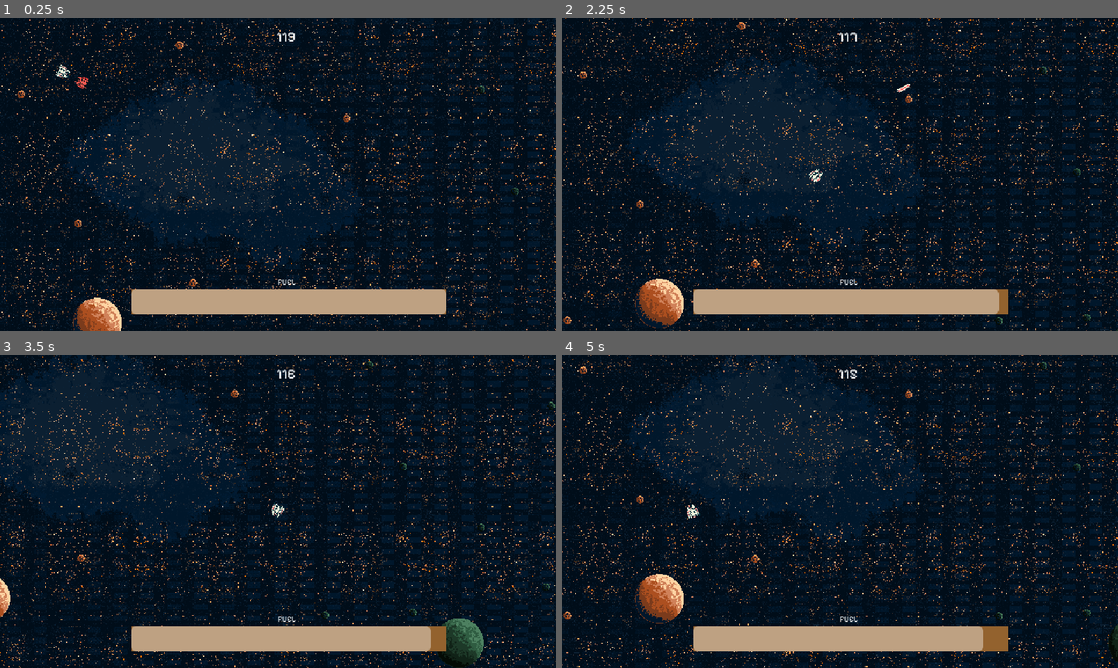
Above: before the commit, frames 1-4 (two rows, left to right).
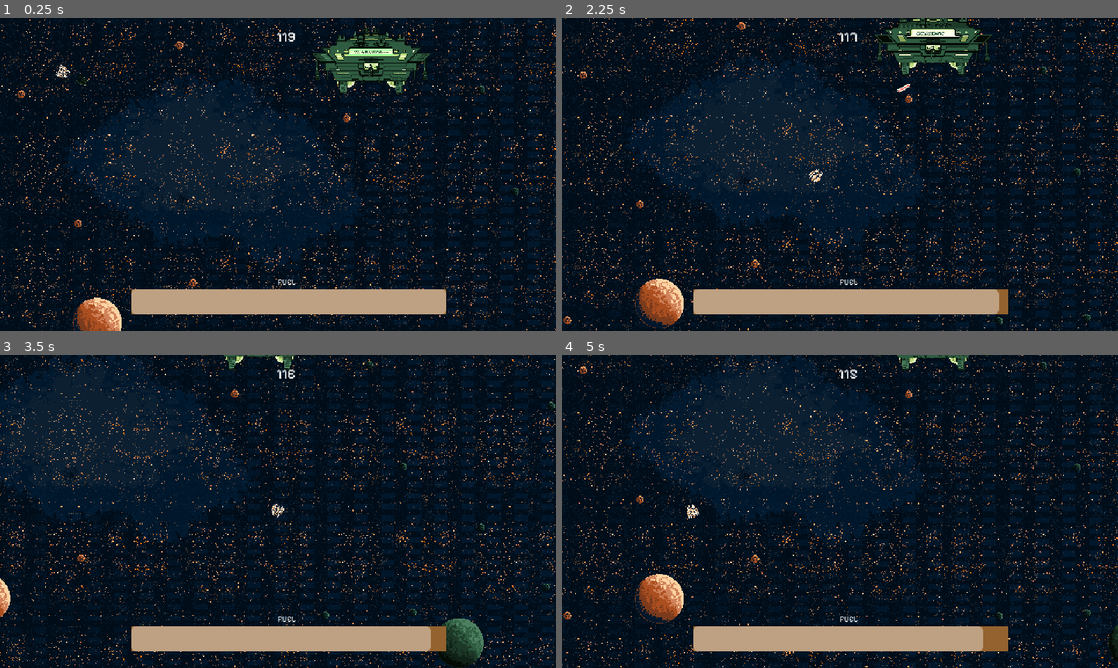
Above: after the commit, the same moments.

Repository: ungoabi/GMTK-GameJam-2026
Game: Godot game, scene res://scenes/main/main.tscn
Same seed, same stepped clock (60 frames per second), same inputs: the game is played once before the commit and once after it. The engine's default icon, where the game draws it, is replaced by a stand-in: a white triangle on a blue panel in a dark square. Sound files missing from this copy of the repository are replaced by a short silence.
Inputs (mouse positions are in pixels of both pictures, inside the frame that each line leads up to):
- Up to frame 1 (0.25 s): no input
- Up to frame 2 (2.25 s): move the mouse to (962, 158) at 0.52 s; press the mouse at (962, 158) at 0.53 s; hold D (move_right) 0.53-1.28 s; move the mouse to (728, 190) at 1.27 s; release the mouse at (728, 190) at 1.28 s; hold S (move_down) 1.28-2.03 s; click (728, 190) at 1.35 s; move the mouse to (895, 105) at 2.02 s; press the mouse at (895, 105) at 2.03 s; hold D (move_right) from 2.03 s (still down)
- Up to frame 3 (3.5 s): move the mouse to (250, 574) at 2.77 s; release D (move_right) at 2.78 s; release the mouse at (250, 574) at 2.78 s; hold U (debug_upgrade) from 2.78 s (still down); click (250, 574) at 2.85 s
- Up to frame 4 (5 s): move the mouse to (1006, 558) at 3.52 s; release U (debug_upgrade) at 3.53 s; press the mouse at (1006, 558) at 3.53 s; hold A (move_left) from 3.53 s (still down); move the mouse to (673, 464) at 4.27 s; release the mouse at (673, 464) at 4.28 s; click (673, 464) at 4.35 s

The runs differ from the first frame. In frame 1, 2.1% of the frame differs, in the area x 10-78%, y 2-25%; in frame 2, 1.9%; in frame 3, 0.2%; in frame 4, 0.3%.

Commit message:
art pass

Diff:
--- a/autoloads/GameStats.gd
+++ b/autoloads/GameStats.gd
@@ -5,8 +5,18 @@
 
 var difficulty: int = 2
 
+signal petunia
+
 func _ready() -> void:
 	pass
 
-func _process(delta: float) -> void:
-	pass
+#func _process(delta: float) -> void:
+	#if player_fuel<1:
+		#reset()
+
+func reset():
+	Audio.stop_music()
+	Audio._start_bgm()
+	player_fuel = 100
+	difficulty = 2
+	get_tree().reload_current_scene()
--- a/autoloads/audio.gd
+++ b/autoloads/audio.gd
@@ -23,10 +23,8 @@
 	music_player = AudioStreamPlayer.new()
 	music_player.bus = bus_map[Bus.MUSIC]
 	add_child(music_player)
-
-	play_music(playlist[0])
+	_start_bgm()
 	music_player.volume_db-=10
-	music_player.finished.connect(_on_finished)
 
 
 func play_music(stream: AudioStream) -> void:
@@ -43,6 +41,9 @@
 func stop_music() -> void:
 	music_player.stop()
 
+func _start_bgm():
+	play_music(playlist[0])
+	music_player.finished.connect(_on_finished)
 
 func play_sfx(stream: AudioStream, pitch_variance: float = default_pitch_variance) -> void:
 	_play_one_shot(stream, Bus.SFX, Node.PROCESS_MODE_INHERIT, pitch_variance)
@@ -82,3 +83,6 @@
 		play_music(playlist[1])
 	else:
 		play_music(playlist[2])
+
+func reset():
+	_start_bgm()
--- a/scenes/entities/enemy/enemy.gd
+++ b/scenes/entities/enemy/enemy.gd
@@ -4,12 +4,12 @@
 @export var health: int
 @export var laser_range: int
 
+@onready var animation_player: AnimationPlayer = $Animation/AnimationPlayer
 @onready var movement: Movement = $Movement
 @onready var laser: Weapon = $LaserGun
 @onready var entity: Node2D = $".."
 @onready var upgrade_pickup = preload("res://scenes/entities/pickups/pickup.tscn")
 @onready var fuel_pickup = preload("res://scenes/entities/pickups/pickup_fuel.tscn")
-
 
 var player: Node2D
 var can_shoot: bool = false
@@ -17,6 +17,8 @@
 func _ready() -> void:
 	add_to_group("enemy")
 	player = get_tree().get_first_node_in_group("player") as Node2D
+
+	animation_player.play("boost")
 
 	if randi_range(0,1) == 1:
 		can_shoot = randi_range(0,1)
@@ -31,9 +33,6 @@
 	move_and_slide()
 	look_at(player.global_position)
 
-	if health<1:
-		die()
-
 	if can_shoot == false:
 		return
 	elif global_position.distance_to(player.global_position) < laser_range and laser.fire_cooldown_timer.is_stopped():
@@ -44,6 +43,9 @@
 
 func take_damage(damage):
 	health -= damage
+
+	if health<1:
+		die()
 
 func die():
 
@@ -57,4 +59,9 @@
 		new_upgrade.global_position = global_position
 		entity.add_child(new_upgrade)
 
+	can_shoot=false
+	animation_player.play("explode")
+	Audio.play_sfx(preload("res://assets/audio/sfx/explode/explosion (6).wav"))
+	await animation_player.animation_finished
+
 	queue_free()
--- a/scenes/entities/enemy/enemy.tscn
+++ b/scenes/entities/enemy/enemy.tscn
@@ -1,14 +1,14 @@
 [gd_scene format=3 uid="uid://dlsn7gc1ue34q"]
 
 [ext_resource type="Script" uid="uid://irn35dlymxig" path="res://scenes/entities/enemy/enemy.gd" id="1_in88q"]
-[ext_resource type="Texture2D" uid="uid://bkvhex1r1tbrc" path="res://assets/sprites/player/Player_spritesheet.png" id="2_dxsuy"]
+[ext_resource type="Texture2D" uid="uid://bekci5bm8vugr" path="res://assets/sprites/entities/enemyexplosion-Sheet-export.png" id="2_0wdte"]
 [ext_resource type="PackedScene" uid="uid://xmjmw0jhintb" path="res://scenes/components/movement/movement.tscn" id="3_0wdte"]
 [ext_resource type="Script" uid="uid://cdvghh2nxpo6v" path="res://scenes/player/animation.gd" id="4_7gxlw"]
 [ext_resource type="PackedScene" uid="uid://dkg83xonn0s1c" path="res://scenes/weapons/laser_gun/laser_gun.tscn" id="5_dxsuy"]
 [ext_resource type="PackedScene" uid="uid://c5xwpfs266hbd" path="res://scenes/projectiles/laser_enemy/laser_enemy.tscn" id="6_0wdte"]
 
 [sub_resource type="CircleShape2D" id="CircleShape2D_rs74b"]
-radius = 18.027756
+radius = 16.0
 
 [sub_resource type="Animation" id="Animation_75vfm"]
 length = 0.001
@@ -39,7 +39,22 @@
 "times": PackedFloat32Array(0, 0.06666667, 0.13333334),
 "transitions": PackedFloat32Array(1, 1, 1),
 "update": 1,
-"values": [0, 1, 2]
+"values": [1, 2, 3]
+}
+
+[sub_resource type="Animation" id="Animation_0wdte"]
+resource_name = "explode"
+tracks/0/type = "value"
+tracks/0/imported = false
+tracks/0/enabled = true
+tracks/0/path = NodePath("Sprite2D:frame")
+tracks/0/interp = 1
+tracks/0/loop_wrap = true
+tracks/0/keys = {
+"times": PackedFloat32Array(0, 0.06666667, 0.10000001, 0.13333334, 0.16666666, 0.19999999, 0.23333335, 0.2666667),
+"transitions": PackedFloat32Array(1, 1, 1, 1, 1, 1, 1, 1),
+"update": 1,
+"values": [4, 5, 6, 7, 8, 9, 10, 11]
 }
 
 [sub_resource type="Animation" id="Animation_0owmy"]
@@ -61,6 +76,7 @@
 _data = {
 &"RESET": SubResource("Animation_75vfm"),
 &"boost": SubResource("Animation_p47bc"),
+&"explode": SubResource("Animation_0wdte"),
 &"idle": SubResource("Animation_0owmy")
 }
 
@@ -73,13 +89,14 @@
 laser_range = 350
 
 [node name="Sprite2D" type="Sprite2D" parent="." unique_id=148868581]
-modulate = Color(1, 0.37, 0.37, 1)
 texture_filter = 1
+position = Vector2(0, 3)
 rotation = 1.5707964
-texture = ExtResource("2_dxsuy")
-hframes = 8
+texture = ExtResource("2_0wdte")
+hframes = 12
 
 [node name="CollisionShape2D" type="CollisionShape2D" parent="." unique_id=2049034449]
+position = Vector2(2, 2)
 shape = SubResource("CircleShape2D_rs74b")
 
 [node name="Movement" parent="." unique_id=1935556351 instance=ExtResource("3_0wdte")]
--- /dev/null
+++ b/scenes/entities/petunia.gd
@@ -0,0 +1,26 @@
+extends CharacterBody2D
+
+@onready var weapons: Node2D = $Weapons
+@onready var animation: AnimationPlayer = $AnimationPlayer
+
+var health:int = 10
+var laser_ammo: int = 50
+var player: Node2D
+
+func _ready() -> void:
+	add_to_group("enemy")
+	player = get_tree().get_first_node_in_group("player") as Node2D
+	animation.play("idle")
+
+func _process(delta: float) -> void:
+	if health<1:
+		die()
+
+func _on_attack_timer_timeout() -> void:
+	pass
+
+func take_damage(damage):
+	health-=damage
+
+func die():
+	queue_free()
--- /dev/null
+++ b/scenes/entities/petunia.tscn
@@ -0,0 +1,69 @@
+[gd_scene format=3 uid="uid://b51h2hmpo8ug7"]
+
+[ext_resource type="Script" uid="uid://52c7bj2wgp0v" path="res://scenes/entities/petunia.gd" id="1_3nxlx"]
+[ext_resource type="Texture2D" uid="uid://dbn13myuyqhww" path="res://assets/sprites/entities/PETUNIA_THE_MOTHERSHIP-Sheet.png" id="2_lwi5y"]
+
+[sub_resource type="CapsuleShape2D" id="CapsuleShape2D_wtj55"]
+radius = 64.0
+height = 264.0
+
+[sub_resource type="Animation" id="Animation_8snny"]
+length = 0.001
+tracks/0/type = "value"
+tracks/0/imported = false
+tracks/0/enabled = true
+tracks/0/path = NodePath("../Sprite2D:frame")
+tracks/0/interp = 1
+tracks/0/loop_wrap = true
+tracks/0/keys = {
+"times": PackedFloat32Array(0),
+"transitions": PackedFloat32Array(1),
+"update": 1,
+"values": [0]
+}
+
+[sub_resource type="Animation" id="Animation_u41d7"]
+resource_name = "idle"
+length = 0.53333336
+loop_mode = 1
+tracks/0/type = "value"
+tracks/0/imported = false
+tracks/0/enabled = true
+tracks/0/path = NodePath("../Sprite2D:frame")
+tracks/0/interp = 1
+tracks/0/loop_wrap = true
+tracks/0/keys = {
+"times": PackedFloat32Array(0, 0.13333334, 0.26666668, 0.39999998),
+"transitions": PackedFloat32Array(1, 1, 1, 1),
+"update": 1,
+"values": [0, 1, 2, 3]
+}
+
+[sub_resource type="AnimationLibrary" id="AnimationLibrary_w46jn"]
+_data = {
+&"RESET": SubResource("Animation_8snny"),
+&"idle": SubResource("Animation_u41d7")
+}
+
+[node name="Petunia" type="CharacterBody2D" unique_id=1402145885]
+collision_layer = 4
+collision_mask = 6
+script = ExtResource("1_3nxlx")
+
+[node name="Sprite2D" type="Sprite2D" parent="." unique_id=1218059581]
+texture = ExtResource("2_lwi5y")
+hframes = 4
+
+[node name="CollisionShape2D" type="CollisionShape2D" parent="." unique_id=648983347]
+position = Vector2(1, -3)
+rotation = 1.5707964
+shape = SubResource("CapsuleShape2D_wtj55")
+
+[node name="AnimationPlayer" type="AnimationPlayer" parent="." unique_id=59409880]
+root_node = NodePath("../CollisionShape2D")
+libraries/ = SubResource("AnimationLibrary_w46jn")
+
+[node name="Attack_Timer" type="Timer" parent="." unique_id=1339635632]
+autostart = true
+
+[connection signal="timeout" from="Attack_Timer" to="." method="_on_attack_timer_timeout"]
--- a/scenes/entities/pickups/pickup.tscn
+++ b/scenes/entities/pickups/pickup.tscn
@@ -1,18 +1,17 @@
 [gd_scene format=3 uid="uid://bnpq76ueaxg1a"]
 
 [ext_resource type="Script" uid="uid://dobmnexq8f4ki" path="res://scenes/entities/pickups/pickup.gd" id="1_nlkuh"]
-[ext_resource type="Texture2D" uid="uid://bdxesfnk74rr7" path="res://icon.svg" id="2_oo117"]
+[ext_resource type="Texture2D" uid="uid://bpjll4fet2wqu" path="res://assets/sprites/entities/upgrade_bullet.png" id="2_nlkuh"]
 
 [sub_resource type="CircleShape2D" id="CircleShape2D_wtj55"]
-radius = 30.066593
+radius = 20.024984
 
 [node name="Pickup" type="Area2D" unique_id=1100804757]
 collision_mask = 2
 script = ExtResource("1_nlkuh")
 
 [node name="Sprite2D" type="Sprite2D" parent="." unique_id=1261593343]
-scale = Vector2(0.3, 0.3)
-texture = ExtResource("2_oo117")
+texture = ExtResource("2_nlkuh")
 
 [node name="CollisionShape2D" type="CollisionShape2D" parent="." unique_id=2090411416]
 shape = SubResource("CircleShape2D_wtj55")
--- a/scenes/main/main.tscn
+++ b/scenes/main/main.tscn
@@ -6,6 +6,7 @@
 [ext_resource type="Texture2D" uid="uid://dajvro13rswhn" path="res://assets/sprites/background/test.png" id="2_6q06x"]
 [ext_resource type="PackedScene" uid="uid://dlsn7gc1ue34q" path="res://scenes/entities/enemy/enemy.tscn" id="4_l3cfh"]
 [ext_resource type="Script" uid="uid://bnapfrrroj8nr" path="res://scenes/main/fuelmeter.gd" id="5_ow5a4"]
+[ext_resource type="PackedScene" uid="uid://b51h2hmpo8ug7" path="res://scenes/entities/petunia.tscn" id="6_b1x3f"]
 [ext_resource type="FontFile" uid="uid://dpl3t4707x302" path="res://assets/fonts/PixelifySans-VariableFont_wght.ttf" id="6_hujxm"]
 [ext_resource type="Script" uid="uid://bjx5axte7pgy4" path="res://scenes/main/time_label.gd" id="8_yyfjg"]
 
@@ -57,6 +58,9 @@
 position = Vector2(191, 149)
 
 [node name="Pickups" type="Node2D" parent="World/Entity" unique_id=1110522398]
+
+[node name="Petunia" parent="World/Entity" unique_id=1402145885 instance=ExtResource("6_b1x3f")]
+position = Vector2(855, 109)
 
 [node name="Effect" type="Node2D" parent="World" unique_id=1015931991]
 
@@ -136,3 +140,7 @@
 offset_bottom = 40.0
 
 [connection signal="timeout" from="World/Spawnpoints/Spawntimer" to="World/Spawnpoints" method="_on_spawntimer_timeout"]
+[connection signal="timeout" from="World/Game_Timer" to="World" method="_on_game_timer_timeout"]
+[connection signal="timeout" from="World/Game_Timer" to="World/Entity/Player" method="_on_game_timer_timeout"]
+[connection signal="timeout" from="World/Game_Timer" to="Hud/Hud/Fuelmeter" method="_on_game_timer_timeout"]
+[connection signal="timeout" from="World/Game_Timer" to="Hud/Hud/Time_Label" method="_on_game_timer_timeout"]
--- a/scenes/main/time_label.gd
+++ b/scenes/main/time_label.gd
@@ -9,3 +9,7 @@
 # Called every frame. 'delta' is the elapsed time since the previous frame.
 func _process(delta: float) -> void:
 	text = str(int(game_timer.time_left))
+
+
+func _on_game_timer_timeout() -> void:
+	queue_free()
--- a/scenes/main/world.gd
+++ b/scenes/main/world.gd
@@ -1,5 +1,6 @@
 extends Node2D
 
+@onready var game_timer: Timer = $Game_Timer
 # Called when the node enters the scene tree for the first time.
 func _ready() -> void:
 	randomize()
@@ -9,3 +10,6 @@
 # Called every frame. 'delta' is the elapsed time since the previous frame.
 func _process(delta: float) -> void:
 	pass
+
+func _on_game_timer_timeout() -> void:
+	GameStats.petunia.emit()
--- a/scenes/player/animation.gd
+++ b/scenes/player/animation.gd
@@ -17,5 +17,7 @@
 		animation_player.play("idle")
 
 
+
+
 func look_at_mouse() -> void:
 	body.look_at(body.get_global_mouse_position())
--- a/scenes/player/player.gd
+++ b/scenes/player/player.gd
@@ -5,6 +5,8 @@
 @onready var weapons: Node = $Weapons
 @onready var camera: Camera2D = $Camera2D
 @onready var upgrade_cooldown: Timer = $upgrade_cooldown
+@onready var fuel_timer: Timer = $FuelTimer
+@onready var animation_player: AnimationPlayer = $Animation/AnimationPlayer
 
 var input_direction: Vector2 = Vector2.ZERO
 var input_shoot: bool = false
@@ -35,8 +37,8 @@
 			print("weapons +1")
 
 func _process(_delta: float) -> void:
-	animation.animate()
-
+	if GameStats.player_fuel>0:
+		animation.animate()
 	if GameStats.player_fuel<1:
 		die()
 
@@ -67,7 +69,7 @@
 
 
 func die():
-	pass
+	animation_player.play("explode")
 
 func _on_hurtbox_body_entered(body: Node2D) -> void:
 	if body.is_in_group("enemy"):
--- a/scenes/player/player.tscn
+++ b/scenes/player/player.tscn
@@ -1,8 +1,8 @@
 [gd_scene format=3 uid="uid://4o6ejd3y3itj"]
 
 [ext_resource type="Script" uid="uid://q4qnedni5a7w" path="res://scenes/player/player.gd" id="1_dovo2"]
+[ext_resource type="Texture2D" uid="uid://coyrm2oewcmp4" path="res://assets/sprites/player/explosion-Sheet-export.png" id="2_75vfm"]
 [ext_resource type="PackedScene" uid="uid://xmjmw0jhintb" path="res://scenes/components/movement/movement.tscn" id="2_gmlin"]
-[ext_resource type="Texture2D" uid="uid://bkvhex1r1tbrc" path="res://assets/sprites/player/Player_spritesheet.png" id="2_lvxji"]
 [ext_resource type="AudioStream" uid="uid://cxs7ru7shw43d" path="res://assets/audio/sfx/weapons/PlayerLaser.wav" id="4_75vfm"]
 [ext_resource type="Script" uid="uid://cdvghh2nxpo6v" path="res://scenes/player/animation.gd" id="4_p47bc"]
 [ext_resource type="PackedScene" uid="uid://dkg83xonn0s1c" path="res://scenes/weapons/laser_gun/laser_gun.tscn" id="5_p47bc"]
@@ -38,11 +38,29 @@
 "times": PackedFloat32Array(0, 0.06666667, 0.13333334),
 "transitions": PackedFloat32Array(1, 1, 1),
 "update": 1,
-"values": [0, 1, 2]
+"values": [1, 2, 3]
+}
+
+[sub_resource type="Animation" id="Animation_qek5x"]
+resource_name = "explode"
+length = 0.53333336
+tracks/0/type = "value"
+tracks/0/imported = false
+tracks/0/enabled = true
+tracks/0/path = NodePath("Sprite2D:frame")
+tracks/0/interp = 1
+tracks/0/loop_wrap = true
+tracks/0/keys = {
+"times": PackedFloat32Array(0, 0.033333335, 0.1, 0.16666667, 0.23333333, 0.3, 0.36666667, 0.43333334),
+"transitions": PackedFloat32Array(1, 1, 1, 1, 1, 1, 1, 1),
+"update": 1,
+"values": [4, 5, 6, 7, 8, 9, 10, 11]
 }
 
 [sub_resource type="Animation" id="Animation_0owmy"]
 resource_name = "idle"
+length = 0.06666667
+loop_mode = 1
 tracks/0/type = "value"
 tracks/0/imported = false
 tracks/0/enabled = true
@@ -53,13 +71,14 @@
 "times": PackedFloat32Array(0),
 "transitions": PackedFloat32Array(1),
 "update": 1,
-"values": [7]
+"values": [0]
 }
 
 [sub_resource type="AnimationLibrary" id="AnimationLibrary_0owmy"]
 _data = {
 &"RESET": SubResource("Animation_75vfm"),
 &"boost": SubResource("Animation_p47bc"),
+&"explode": SubResource("Animation_qek5x"),
 &"idle": SubResource("Animation_0owmy")
 }
 
@@ -75,8 +94,8 @@
 [node name="Sprite2D" type="Sprite2D" parent="." unique_id=148868581]
 texture_filter = 1
 rotation = 1.5707964
-texture = ExtResource("2_lvxji")
-hframes = 8
+texture = ExtResource("2_75vfm")
+hframes = 12
 
 [node name="CollisionShape2D" type="CollisionShape2D" parent="." unique_id=2049034449]
 shape = SubResource("CircleShape2D_rs74b")
@@ -115,6 +134,8 @@
 autostart = true
 
 [node name="hurtbox" type="Area2D" parent="." unique_id=750067718]
+collision_layer = 2
+collision_mask = 4
 
 [node name="CollisionShape2D" type="CollisionShape2D" parent="hurtbox" unique_id=515721040]
 shape = SubResource("CircleShape2D_75vfm")
--- a/scenes/projectiles/laser/laser.gd
+++ b/scenes/projectiles/laser/laser.gd
@@ -1,4 +1,6 @@
 extends Projectile
+class_name Laser
+
 
 
 func _physics_process(delta: float) -> void:
--- a/scenes/projectiles/laser_enemy/laser_enemy.tscn
+++ b/scenes/projectiles/laser_enemy/laser_enemy.tscn
@@ -7,8 +7,9 @@
 [sub_resource type="RectangleShape2D" id="RectangleShape2D_nop1w"]
 size = Vector2(17, 3.4869246)
 
-[node name="Laser" unique_id=762825372 instance=ExtResource("1_8vj1k")]
+[node name="Laser_enemy" unique_id=762825372 instance=ExtResource("1_8vj1k")]
 scale = Vector2(1.6549999, 4.0149994)
+collision_layer = 4
 collision_mask = 2
 script = ExtResource("2_7gtgb")
 speed = 700.0
--- /dev/null
+++ b/scenes/projectiles/petunia/plaser.tscn
@@ -0,0 +1,63 @@
+[gd_scene format=3 uid="uid://1nk5pwgnsedp"]
+
+[ext_resource type="PackedScene" uid="uid://4cyaj452v28u" path="res://scenes/projectiles/projectile.tscn" id="1_au57m"]
+[ext_resource type="Texture2D" uid="uid://b8xj8ntirrb8q" path="res://assets/sprites/projectiles/plasma_bullet-Sheet.png" id="3_5mvcx"]
+
+[sub_resource type="RectangleShape2D" id="RectangleShape2D_nop1w"]
+size = Vector2(7, 5)
+
+[sub_resource type="Animation" id="Animation_2imc4"]
+length = 0.001
+tracks/0/type = "value"
+tracks/0/imported = false
+tracks/0/enabled = true
+tracks/0/path = NodePath("Sprite2D:frame")
+tracks/0/interp = 1
+tracks/0/loop_wrap = true
+tracks/0/keys = {
+"times": PackedFloat32Array(0),
+"transitions": PackedFloat32Array(1),
+"update": 1,
+"values": [0]
+}
+
+[sub_resource type="Animation" id="Animation_2bxqy"]
+resource_name = "idle"
+length = 0.4
+loop_mode = 1
+tracks/0/type = "value"
+tracks/0/imported = false
+tracks/0/enabled = true
+tracks/0/path = NodePath("Sprite2D:frame")
+tracks/0/interp = 1
+tracks/0/loop_wrap = true
+tracks/0/keys = {
+"times": PackedFloat32Array(0, 0.2),
+"transitions": PackedFloat32Array(1, 1),
+"update": 1,
+"values": [0, 1]
+}
+
+[sub_resource type="AnimationLibrary" id="AnimationLibrary_jn2pq"]
+_data = {
+&"RESET": SubResource("Animation_2imc4"),
+&"idle": SubResource("Animation_2bxqy")
+}
+
+[node name="Plaser" unique_id=762825372 instance=ExtResource("1_au57m")]
+scale = Vector2(2, 2)
+script = null
+
+[node name="CollisionShape2D" parent="." index="0" unique_id=1981816932]
+position = Vector2(-1, 0)
+shape = SubResource("RectangleShape2D_nop1w")
+
+[node name="Sprite2D" parent="." index="1" unique_id=644418234]
+rotation = 4.712389
+texture = ExtResource("3_5mvcx")
+hframes = 2
+
+[node name="AnimationPlayer" type="AnimationPlayer" parent="." index="2" unique_id=2121447247]
+libraries/ = SubResource("AnimationLibrary_jn2pq")
+
+[connection signal="body_entered" from="." to="." method="_on_body_entered"]
--- a/scenes/weapons/laser_gun/laser_gun.gd
+++ b/scenes/weapons/laser_gun/laser_gun.gd
@@ -1,4 +1,5 @@
 extends Weapon
+class_name LaserGun
 
 @onready var player = $"../.."
 
--- /dev/null
+++ b/scenes/weapons/laser_gun/plaser_gun.tscn
@@ -0,0 +1,26 @@
+[gd_scene format=3 uid="uid://brlptvdgqaqbh"]
+
+[ext_resource type="PackedScene" uid="uid://ch7dvsn757ra7" path="res://scenes/weapons/weapon.tscn" id="1_tt86q"]
+
+[sub_resource type="GDScript" id="GDScript_p3eyp"]
+script/source = "extends LaserGun
+
+var max_ammo:int=50
+# Called when the node enters the scene tree for the first time.
+func _ready() -> void:
+	pass
+
+
+# Called every frame. 'delta' is the elapsed time since the previous frame.
+func _process(delta: float) -> void:
+	pass
+
+
+
+"
+
+[node name="PlaserGun" unique_id=1938063594 instance=ExtResource("1_tt86q")]
+script = SubResource("GDScript_p3eyp")
+
+[node name="FireCooldown" parent="." index="1" unique_id=1145375820]
+wait_time = 0.1
--- a/scenes/weapons/weapon.gd
+++ b/scenes/weapons/weapon.gd
@@ -12,10 +12,8 @@
 
 var weapon_level: int = 0
 
-
 func _ready() -> void:
 	fire_cooldown_timer.wait_time = fire_cooldown
-
 
 func shoot() -> void:
 	if not fire_cooldown_timer.is_stopped():
Not shown, added: assets/audio/sfx/explode/explosion (11).wav.import
Not shown, added: assets/audio/sfx/explode/explosion (6).wav.import
Not shown, added: assets/audio/sfx/explode/explosion (8).wav.import
Binary file added: assets/sprites/entities/PETUNIA_THE_MOTHERSHIP-Sheet.png
Not shown, added: assets/sprites/entities/PETUNIA_THE_MOTHERSHIP-Sheet.png.import
Binary file added: assets/sprites/entities/enemyexplosion-Sheet-export.png
Not shown, added: assets/sprites/entities/enemyexplosion-Sheet-export.png.import
Binary file added: assets/sprites/entities/upgrade_bullet.png
Not shown, added: assets/sprites/entities/upgrade_bullet.png.import
Binary file added: assets/sprites/player/explosion-Sheet-export.png
Not shown, added: assets/sprites/player/explosion-Sheet-export.png.import
Binary file added: assets/sprites/player/spr_spaceship_idle-Sheet.png
(and 9 more such lines)
